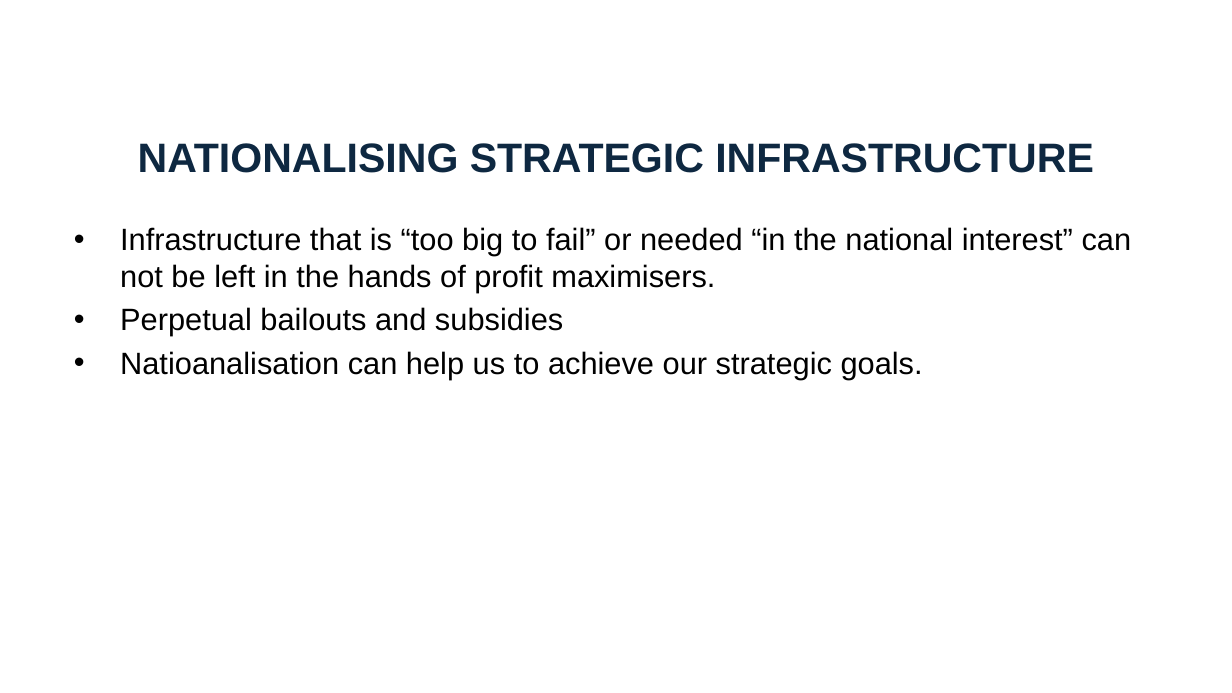
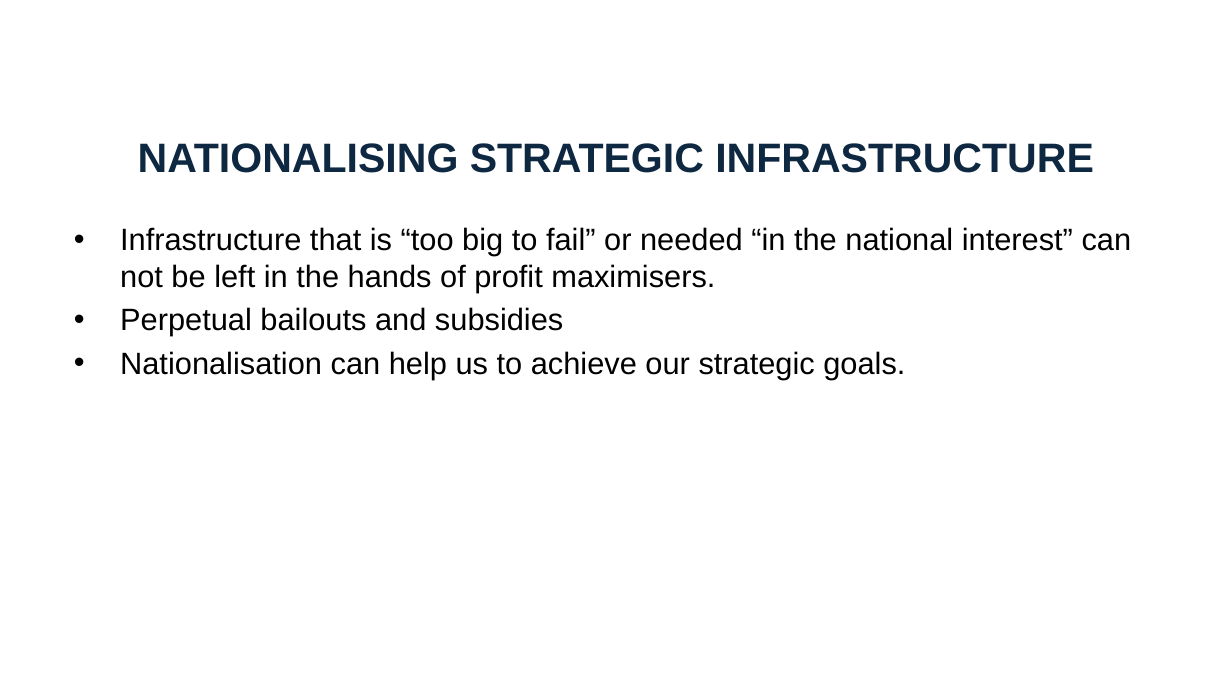
Before and after one commit to amwu-nrc/economics-presentations, a slide deck: slide 77 of du4-economics-political-economy-hamish-gamble.pptx (slide 72 before the commit). Drawn at 1232x693 pixels with LibreOffice and Linux fonts; fonts in the diff are those of the drawing; background and template pictures are left out. Boxes give left, top, right and bottom in pixels: in the first picture for what was removed or moved away, otherwise in the second. Text is boxed around its words. In the diff, an @@ line names an element or a change of style, - is before the commit and + after.

```diff
--- a/du4-economics-political-economy-hamish-gamble.pptx
+++ b/du4-economics-political-economy-hamish-gamble.pptx
@@ text at <box>120,351,905,379</box>: text changed @@
-• Natioanalisation can help us to achieve our strategic goals.
+• Nationalisation can help us to achieve our strategic goals.
```
Also in this commit, not shown: 5 slides added, 25 other files.
